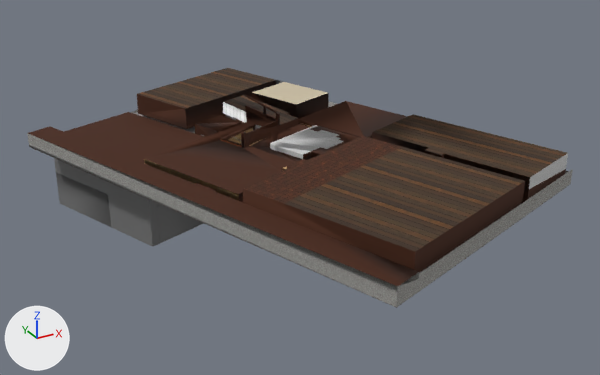
Renders of the COLLADA model dae_zbecno/podlahy_prizemi.dae from each side of a commit.
Before and after are seen from a 50 mm camera at (13.4, 0.5, 13.9) aimed at (29.2, 29.2, -0.5). Lighting does not change. The marker at lower left points along +X, +Y and +Z. Where no turn or scale is listed for an object, it has been applied to the vertices. Vertices at the same position are counted once.

Objects in the first picture: 'group_0', 'group_1', 'group_3'.
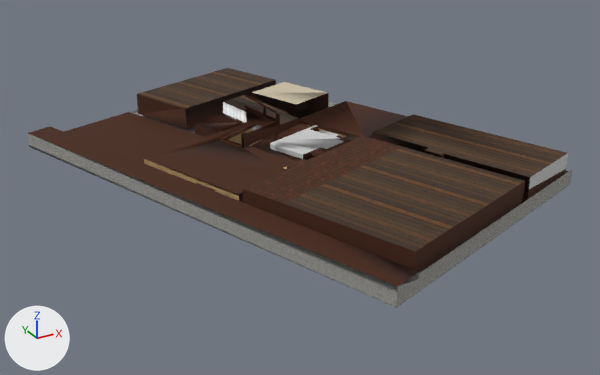
Boxes [x1, y1, x2, y2] around the edits, measured in the pictures (600 x 375 px; the box of a moved part takes in the faces that stretch with it):
```json
{"object": "group_3", "change": "deleted", "before": [54, 117, 236, 247], "faces in mat_color_m05 (grey #727272)": [54, 117, 236, 247]}
{"object": "group_1", "change": "deleted", "before": [56, 127, 258, 243], "faces in mat_color_m05 (grey #727272)": [56, 172, 204, 243]}
{"part": 1, "of": "me_group_0", "change": "moved or reshaped", "before": [255, 80, 402, 203], "after": [255, 82, 402, 203]}
```

The change, as JSON lines over the scene's bpy script:
```json
{"block": "me_group_0", "where": "# used by ob_group_0; location = (31.23, 41.12, -0.8)"}
{"op": "remove", "block": "me_group_0", "code": "me_group_0.from_pydata(...)  # 637 vertices, 1262 faces; spans x -11.7..6.9, y -22.9..0.0, z 1.1..3.4"}
{"op": "add", "block": "me_group_0", "code": "me_group_0.from_pydata(...)  # 677 vertices, 1307 faces; spans x -11.7..6.9, y -22.9..0.0, z 1.1..3.4"}
{"block": "me_group_0", "change": "me_group_0 part 1"}
{"block": "me_group_0", "change": "6 vertices are removed from x -0.8..0.8, y -8.6..-4.1, z 2.1..2.7"}
{"block": "me_group_0", "change": "115 faces are deleted"}
{"block": "me_group_0", "change": "41 vertices are added at x -3.8..0.7, y -14.1..-12.5, z 2.4"}
{"block": "me_group_0", "change": "5 new vertices lie (5.1, 3.1, 0.0) away from vertices in x -5.5, y -17.0, z 2.4"}
{"block": "me_group_0", "change": "57 new faces join them, mat_color_b08 (brown #441c00)"}
{"block": "me_group_0", "change": "1 new face joins them, mat_concrete_tile (beige #cbbea4)"}
{"block": "me_group_0", "change": "10 new faces join them, mat_color_m04 (grey #8e8e8e)"}
{"block": "me_group_0", "change": "92 new faces join them, mat_travertine_small_tile (picture img_travertine_small_tile_jpg)"}
{"op": "remove", "block": "ob_group_1", "code": ["ob_group_1 = bpy.data.objects.new('group_1', me_group_1)", "ob_group_1.location = (20.62, 30.53, -2.54)"]}
{"op": "remove", "block": "ob_group_3", "code": ["ob_group_3 = bpy.data.objects.new('group_3', me_group_3)", "ob_group_3.location = (20.62, 30.46, -2.54)"]}
```
